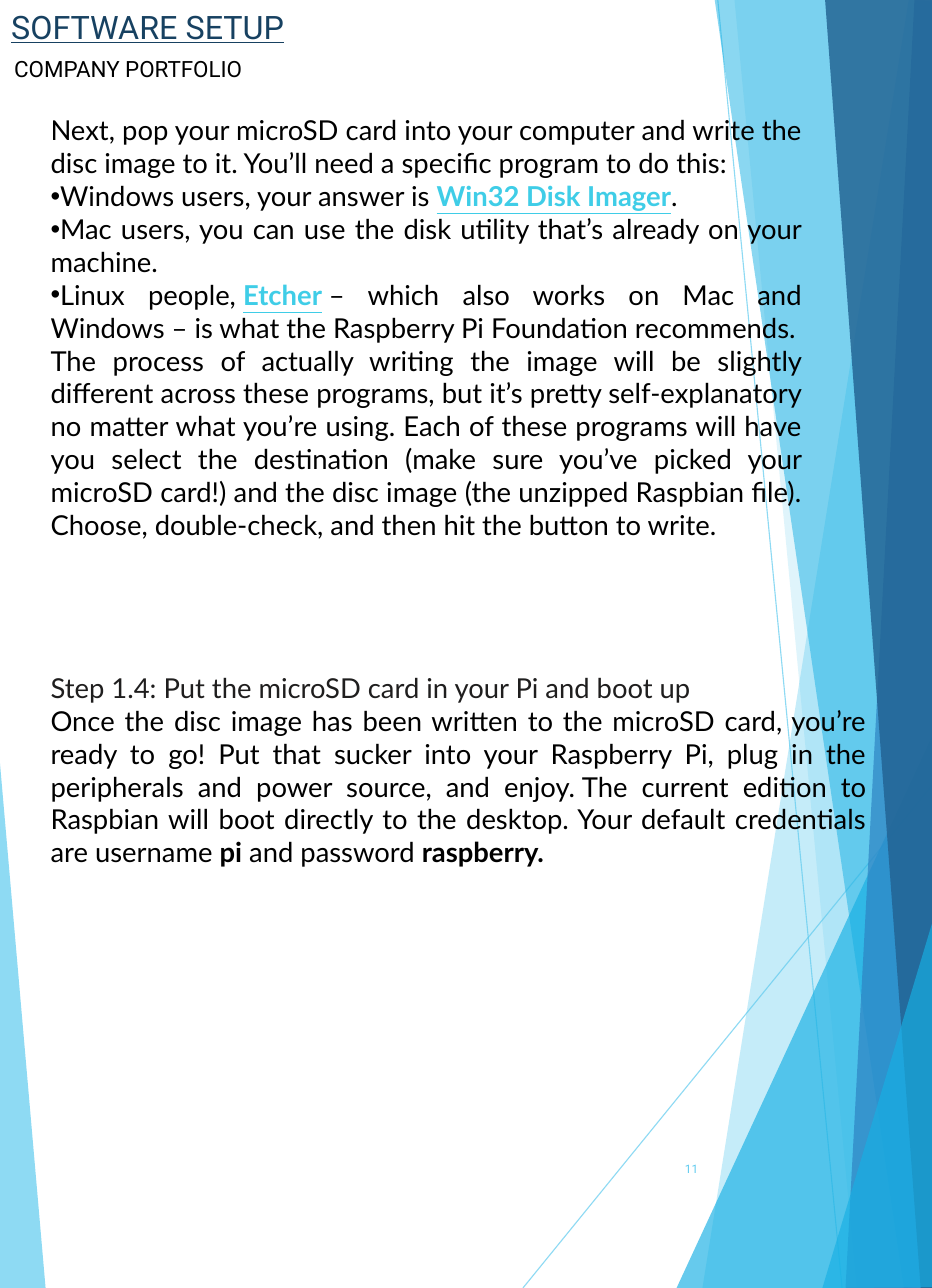
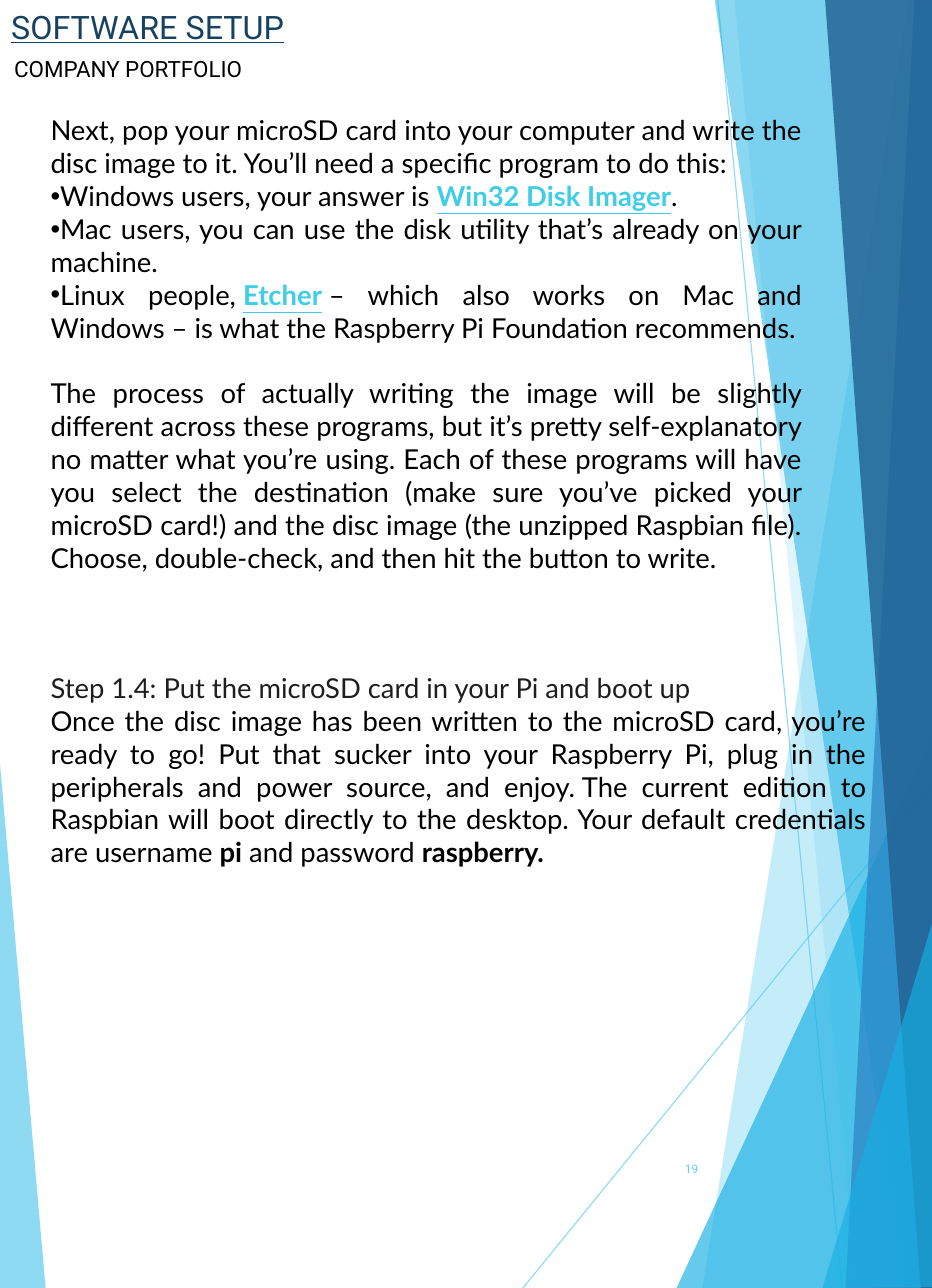
Before and after one commit to itsharsh/SmartMirror-RaspberryPi, a slide deck: slide 19 of Smart Mirror Manual.pptx (slide 11 before the commit). Drawn at 932x1288 pixels with LibreOffice and Linux fonts; fonts in the diff are those of the drawing. Boxes give left, top, right and bottom in pixels: in the first picture for what was removed or moved away, otherwise in the second. Text is boxed around its words. In the diff, an @@ line names an element or a change of style, - is before the commit and + after.

```diff
--- a/Smart Mirror Manual.pptx
+++ b/Smart Mirror Manual.pptx
@@ text "Next, pop your microSD card ..." rewrapped from (51,117,803,539) to (51,117,803,572) @@
@@ page number at (685,1164,698,1173): text changed @@
-11
+19
```
Also in this commit, not shown: 7 other slides changed, 8 slides added, 2 slides removed.
